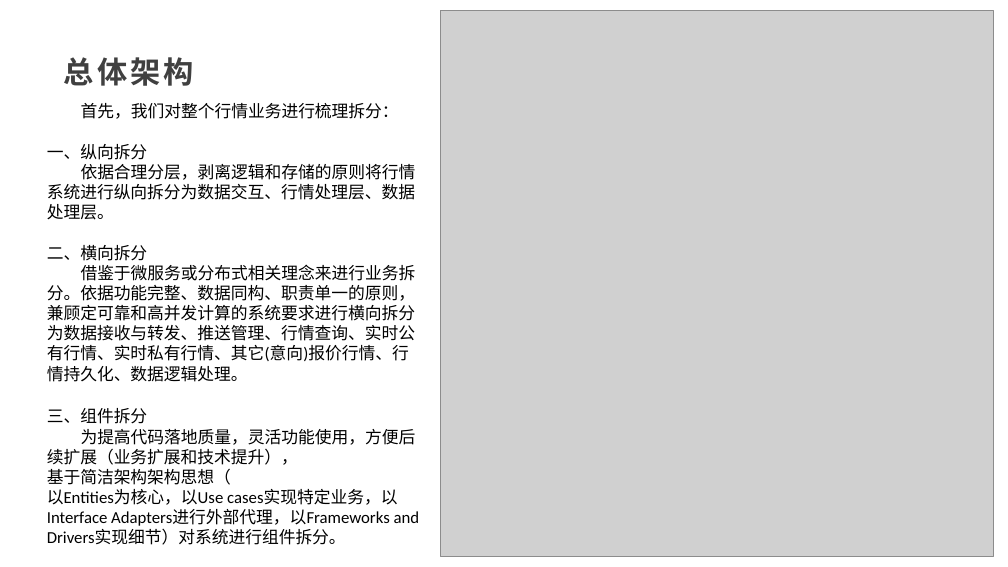
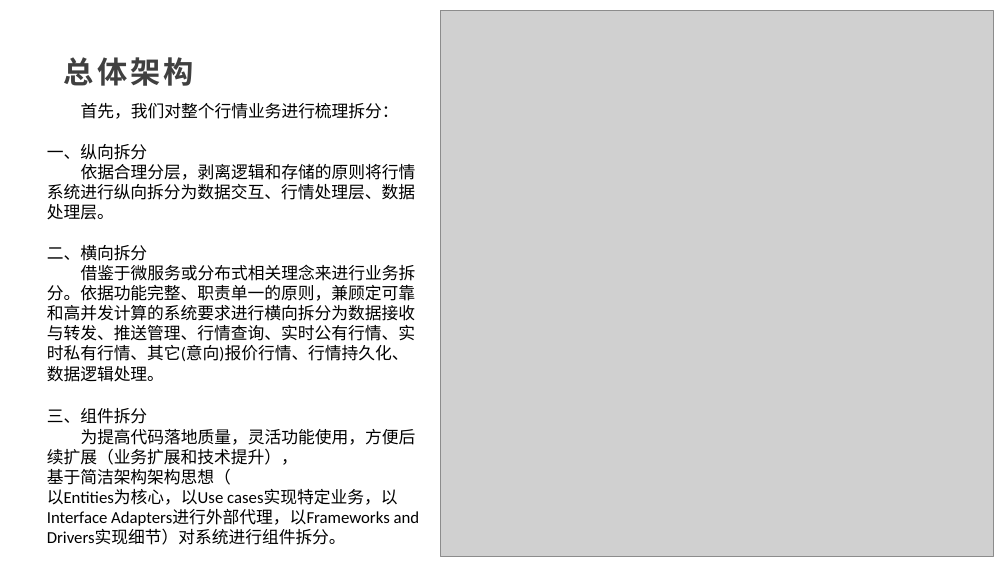
Before and after one commit to diaowangqing/document, a slide deck: slide 5 of zhonghui/新本币/2021/其他/报价行情升级.pptx. Drawn at 1008x567 pixels with LibreOffice and Linux fonts; fonts in the diff are those of the drawing; grey boxes stand for pictures. Boxes give left, top, right and bottom in pixels: in the first picture for what was removed or moved away, otherwise in the second. Text is boxed around its words. In the diff, an @@ line names an element or a change of style, - is before the commit and + after.

```diff
--- a/zhonghui/新本币/2021/其他/报价行情升级.pptx
+++ b/zhonghui/新本币/2021/其他/报价行情升级.pptx
@@ text at [47,264,416,382]: text changed @@
-借鉴于微服务或分布式相关理念来进行业务拆分。依据功能完整、数据同构、职责单一的原则，兼顾定可靠和高并发计算的系统要求进行横向拆分为数据接收与转发、推送管理、行情查询、实时公有行情、实时私有行情、其它(意向)报价行情、行情持久化、数据逻辑处理。
+借鉴于微服务或分布式相关理念来进行业务拆分。依据功能完整、职责单一的原则，兼顾定可靠和高并发计算的系统要求进行横向拆分为数据接收与转发、推送管理、行情查询、实时公有行情、实时私有行情、其它(意向)报价行情、行情持久化、数据逻辑处理。
```
Also in this commit, not shown: 33 other files.
